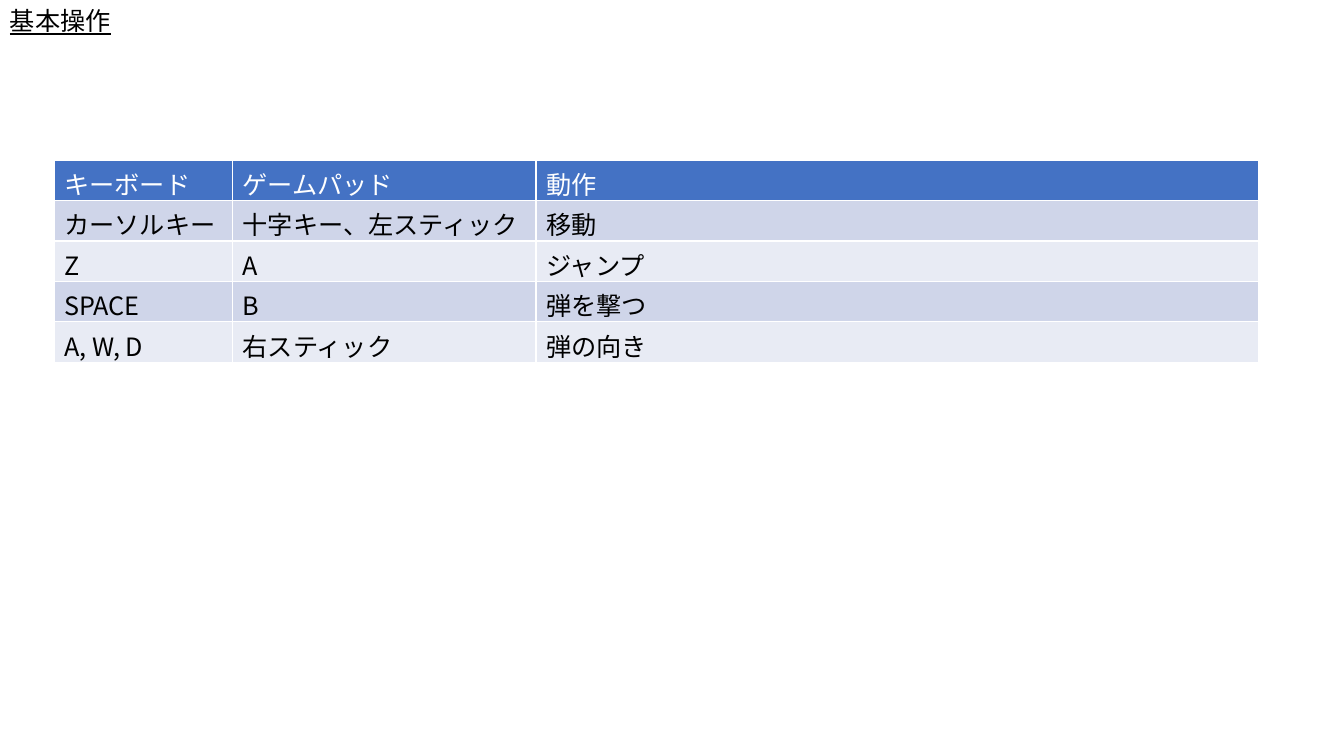
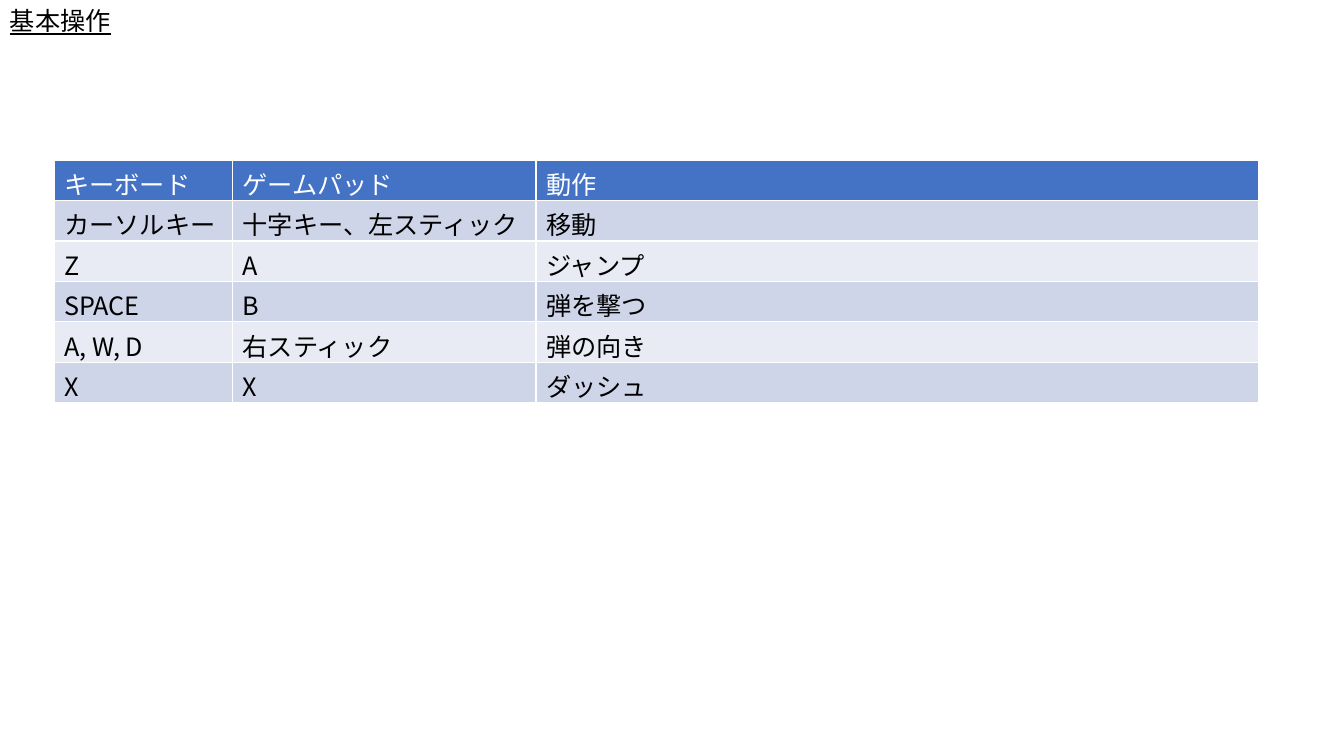
Before and after one commit to syo-ya/GameProductionPractice1, a slide deck: slide 2 of ゲーム制作課題「Breaking_UP」/仕様書/プレイヤーとゲームルール.pptx. Drawn at 1344x756 pixels with LibreOffice and Linux fonts; fonts in the diff are those of the drawing. Boxes give left, top, right and bottom in pixels: in the first picture for what was removed or moved away, otherwise in the second. Text is boxed around its words. In the diff, an @@ line names an element or a change of style, - is before the commit and + after.

```diff
--- a/ゲーム制作課題「Breaking_UP」/仕様書/プレイヤーとゲームルール.pptx
+++ b/ゲーム制作課題「Breaking_UP」/仕様書/プレイヤーとゲームルール.pptx
@@ table at bbox=[54, 160, 1259, 402] @@
+row 6: X | X | ダッシュ
```
Also in this commit, not shown: 3 other files.
